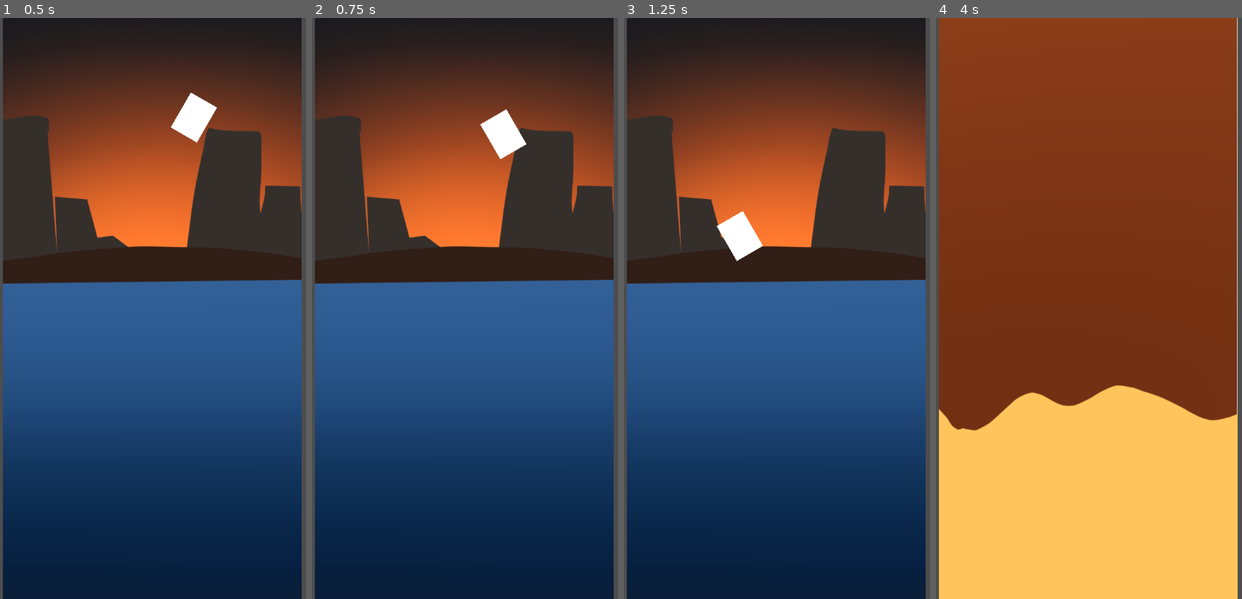
Above: before the commit, frames 1-4 (left to right).
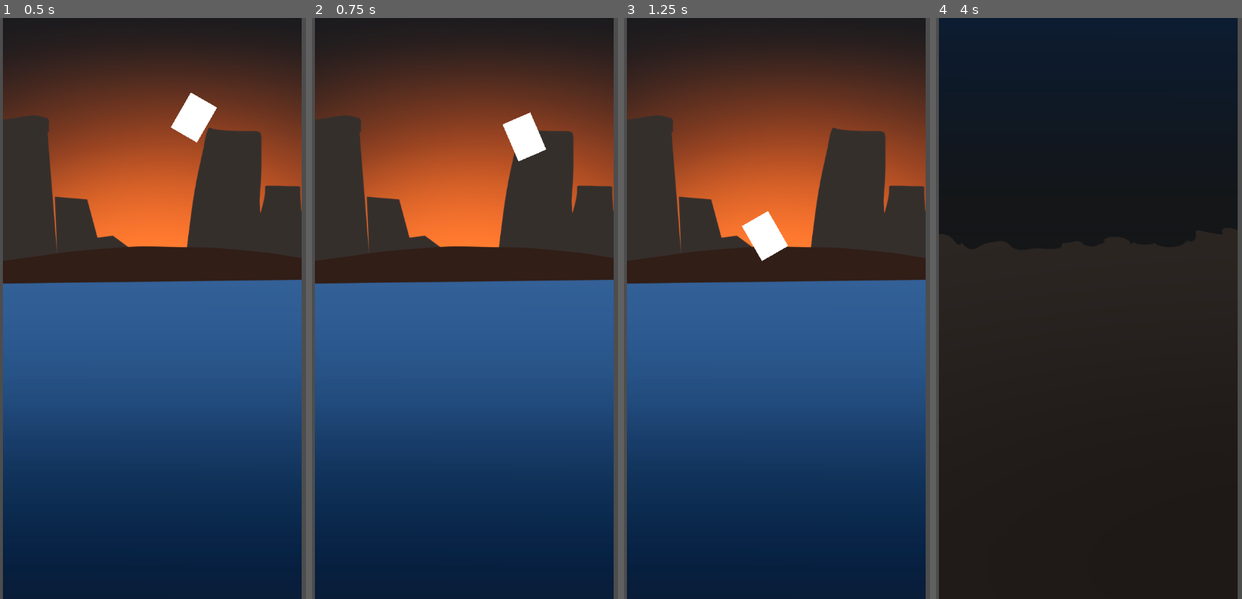
Above: after the commit, the same moments.

Repository: izzqz/to-the-core
Game: Godot game, scene res://main.tscn
Two runs of this game, one before a commit and one after it. Both use one fixed random seed, a clock stepped at 60 frames per second and the inputs below.
Inputs:
- Up to frame 1 (0.5 s): no input
- Up to frame 2 (0.75 s): hold Space (flap) from 0.53 s (still down)
- Up to frame 3 (1.25 s): keep holding Space (flap)
- Up to frame 4 (4 s): release Space (flap) at 1.28 s; tap Space (flap) at 1.35, 1.52, 1.82, 2.85, 3.02, 3.32 s; hold Space (flap) 2.03-2.78 s; hold Space (flap) from 3.53 s (still down)

Frame 1 is identical in both runs. In frame 2, 1.0% of the frame differs, in the area x 54-77%, y 15-25%; in frame 3, 1.1%; in frame 4, 98%, in the area x 0-99%, y 0-100%.

Commit message:
Interpolations

Diff:
--- a/scripts/player.gd
+++ b/scripts/player.gd
@@ -2,25 +2,33 @@
 
 @export var gravity: float = 400     # Adjust based on desired fall speed
 @export var move_speed: float = 300   # Horizontal movement speed
-var direction: int = 1                 # 1 for right, -1 for left
+@export var MAX_FALL_SPEED: float = 500  # Maximum falling speed
+@export var direction_change_speed: float = 10.0  # How quickly direction changes (higher = faster)
+
+var target_direction: int = 1        # Target direction (1 for right, -1 for left)
+var current_direction: float = 1.0   # Current interpolated direction
 
 func _physics_process(delta: float) -> void:
-	# Apply gravity to vertical velocity
+	# Apply gravity to vertical velocity with MAX_FALL_SPEED limit
 	velocity.y += gravity * delta
+	velocity.y = min(velocity.y, MAX_FALL_SPEED)
 
-	# Set horizontal velocity based on direction
-	velocity.x = direction * move_speed
+	# Smoothly interpolate direction
+	current_direction = lerp(current_direction, float(target_direction), direction_change_speed * delta)
+
+	# Set horizontal velocity based on interpolated direction
+	velocity.x = current_direction * move_speed
 
 	# Move the character and handle collisions
 	move_and_slide()
 
-	# Rotate sprite based on direction (e.g., 30 degrees tilt)
-	$ColorRect.rotation_degrees = direction * 30
+	# Rotate sprite based on interpolated direction
+	$ColorRect.rotation_degrees = current_direction * 30
 
 func _input(event: InputEvent) -> void:
-	# Flip direction on input
+	# Change target direction on input
 	if event.is_action_pressed("flap"):
-		direction *= -1
+		target_direction *= -1
 
 #func _on_body_entered(body: Node) -> void:
 	## Handle collisions with obstacles
